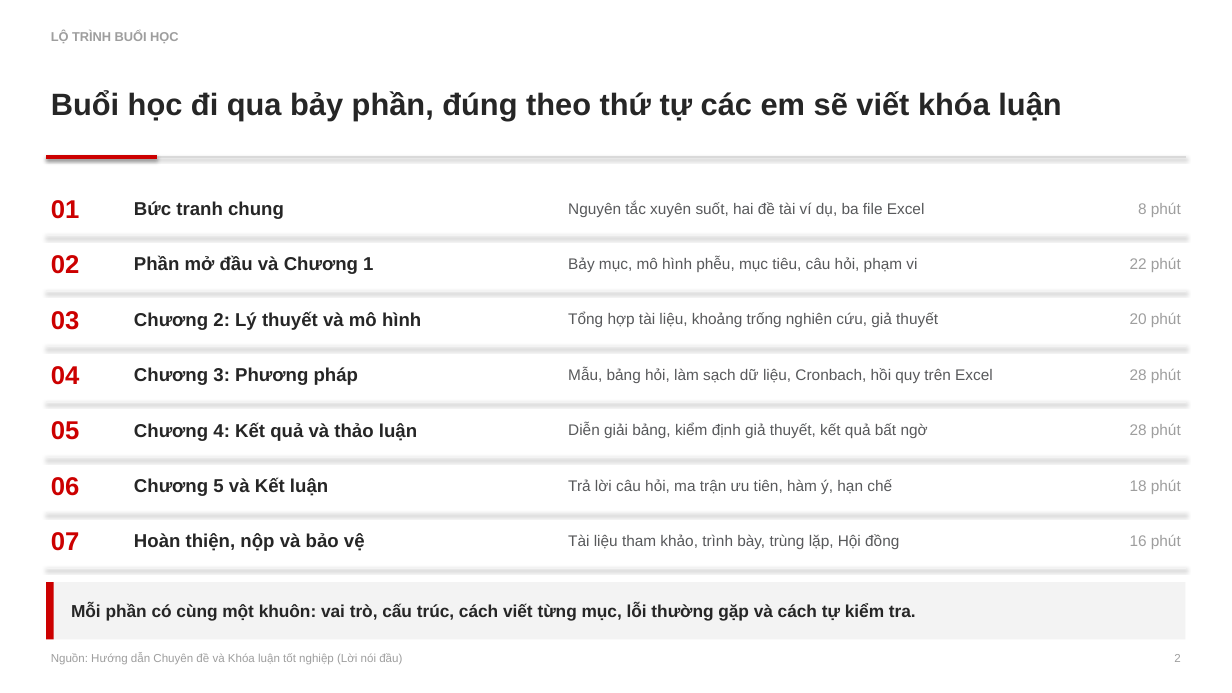
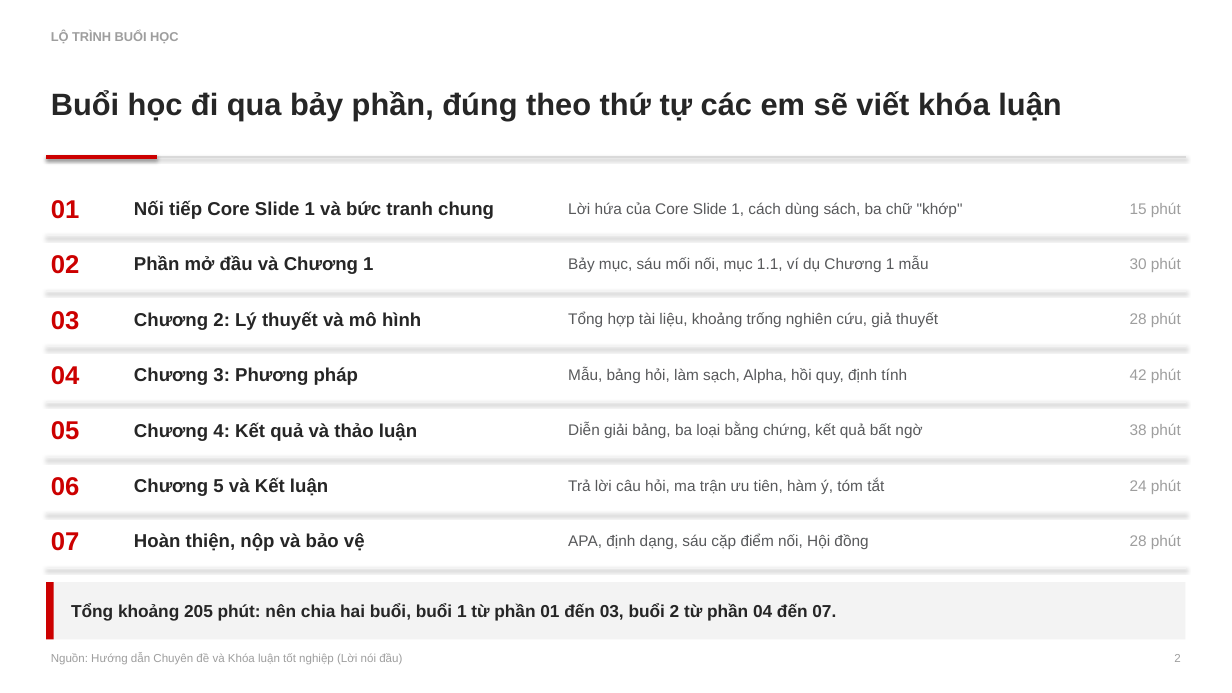
Before and after one commit to johnneinadlerr0353-bot/sachhuongdan, a slide deck: slide 2 of Core_Slide_2_HD2_Bain.pptx. Drawn at 1232x693 pixels with LibreOffice and Linux fonts; fonts in the diff are those of the drawing. Boxes give left, top, right and bottom in pixels: in the first picture for what was removed or moved away, otherwise in the second. Text is boxed around its words. In the diff, an @@ line names an element or a change of style, - is before the commit and + after.

```diff
--- a/Core_Slide_2_HD2_Bain.pptx
+++ b/Core_Slide_2_HD2_Bain.pptx
@@ text at bbox=[134, 200, 494, 219]: text changed @@
-Bức tranh chung
+Nối tiếp Core Slide 1 và bức tranh chung
@@ text at bbox=[568, 202, 963, 217]: text changed @@
-Nguyên tắc xuyên suốt, hai đề tài ví dụ, ba file Excel
+Lời hứa của Core Slide 1, cách dùng sách, ba chữ "khớp"
@@ text at bbox=[1130, 203, 1181, 217]: text changed @@
-8 phút
+15 phút
@@ text at bbox=[568, 257, 929, 272]: text changed @@
-Bảy mục, mô hình phễu, mục tiêu, câu hỏi, phạm vi
+Bảy mục, sáu mối nối, mục 1.1, ví dụ Chương 1 mẫu
@@ text at bbox=[1130, 258, 1181, 272]: text changed @@
-22 phút
+30 phút
@@ text at bbox=[568, 367, 907, 383]: text changed @@
-Mẫu, bảng hỏi, làm sạch dữ liệu, Cronbach, hồi quy trên Excel
+Mẫu, bảng hỏi, làm sạch, Alpha, hồi quy, định tính
@@ text at bbox=[1130, 369, 1181, 383]: text changed @@
-28 phút
+42 phút
@@ text at bbox=[568, 423, 922, 438]: text changed @@
-Diễn giải bảng, kiểm định giả thuyết, kết quả bất ngờ
+Diễn giải bảng, ba loại bằng chứng, kết quả bất ngờ
@@ text at bbox=[1130, 424, 1181, 438]: text changed @@
-28 phút
+38 phút
@@ text at bbox=[568, 478, 884, 494]: text changed @@
-Trả lời câu hỏi, ma trận ưu tiên, hàm ý, hạn chế
+Trả lời câu hỏi, ma trận ưu tiên, hàm ý, tóm tắt
@@ text at bbox=[1130, 480, 1181, 494]: text changed @@
-18 phút
+24 phút
@@ text at bbox=[568, 534, 868, 549]: text changed @@
-Tài liệu tham khảo, trình bày, trùng lặp, Hội đồng
+APA, định dạng, sáu cặp điểm nối, Hội đồng
@@ text at bbox=[1130, 535, 1181, 549]: text changed @@
-16 phút
+28 phút
@@ text at bbox=[71, 603, 836, 621]: text changed @@
-Mỗi phần có cùng một khuôn: vai trò, cấu trúc, cách viết từng mục, lỗi thường gặp và cách tự kiểm tra.
+Tổng khoảng 205 phút: nên chia hai buổi, buổi 1 từ phần 01 đến 03, buổi 2 từ phần 04 đến 07.
```
Also in this commit, not shown: 62 other slides changed, 38 slides added, 1 other file.
